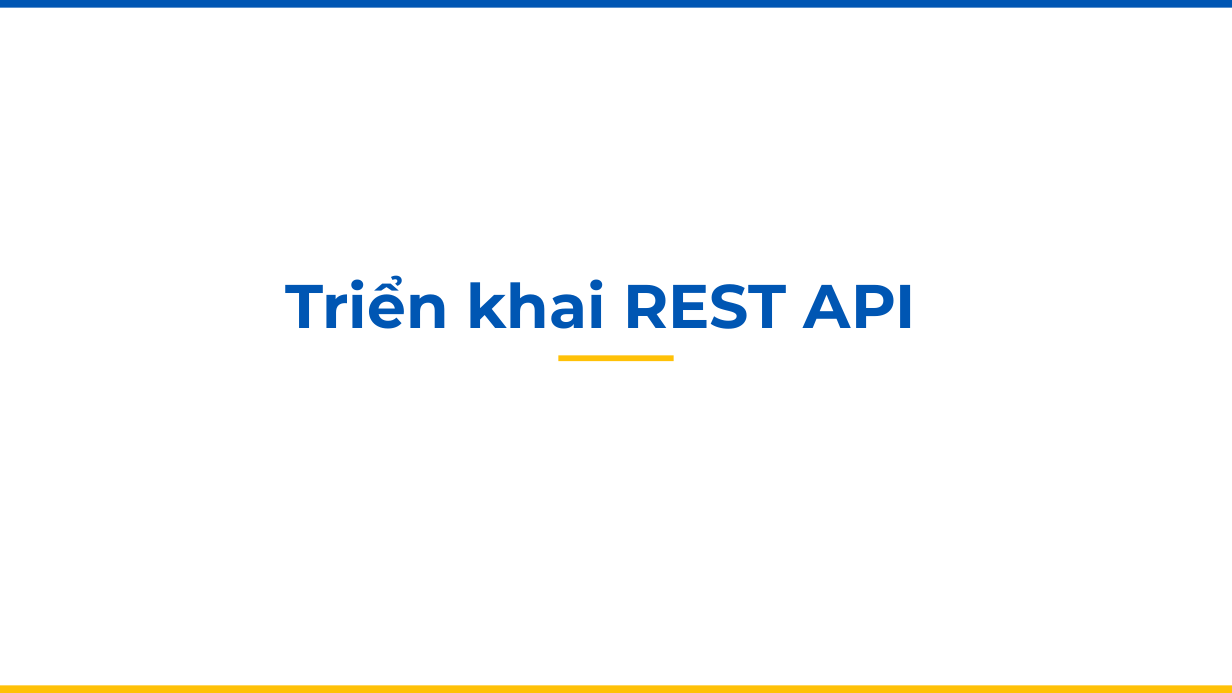
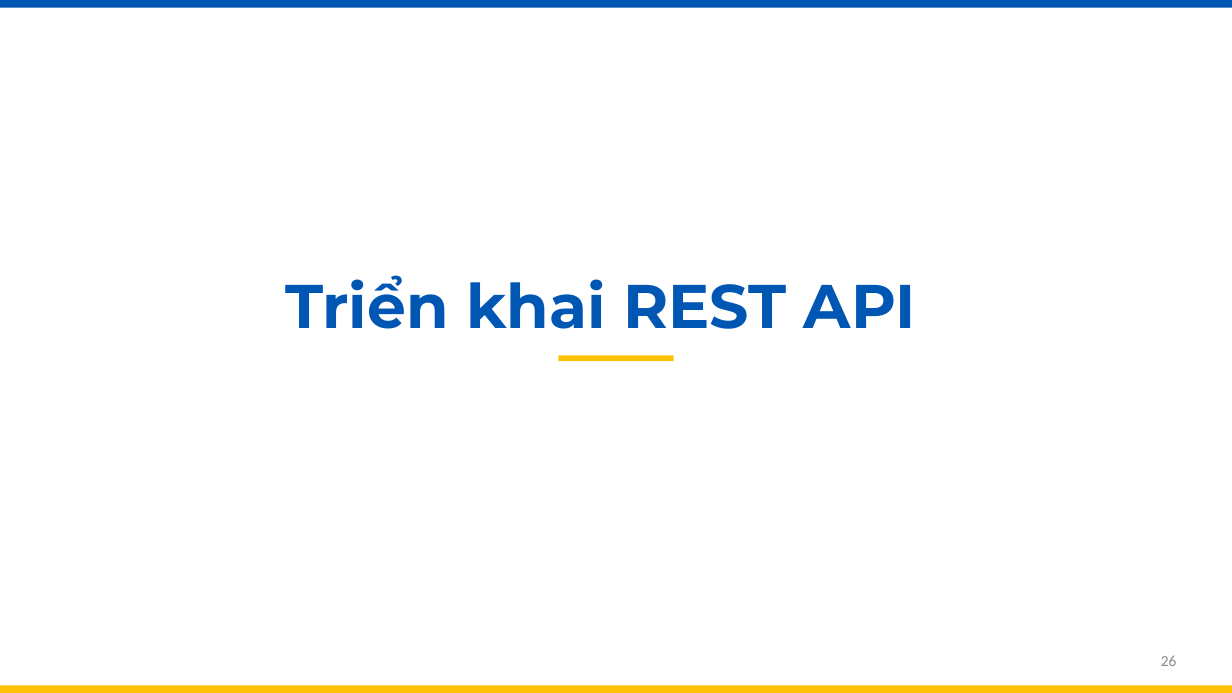
Before and after one commit to thuankhangho/btl-cloud, a slide deck: slide 26 of Phát hiện đối tượng có thể mở rộng với YOLOv5.pptx (slide 27 before the commit). Drawn at 1232x693 pixels with LibreOffice and Linux fonts; fonts in the diff are those of the drawing. Boxes give left, top, right and bottom in pixels: in the first picture for what was removed or moved away, otherwise in the second. Text is boxed around its words. In the diff, an @@ line names an element or a change of style, - is before the commit and + after.

```diff
--- a/Phát hiện đối tượng có thể mở rộng với YOLOv5.pptx
+++ b/Phát hiện đối tượng có thể mở rộng với YOLOv5.pptx
@@ page number added at [1161, 655, 1177, 666], 12 pt, text #8C8C8C @@
+26
```
Also in this commit, not shown: 34 other slides changed, 2 slides removed, 4 other files.
